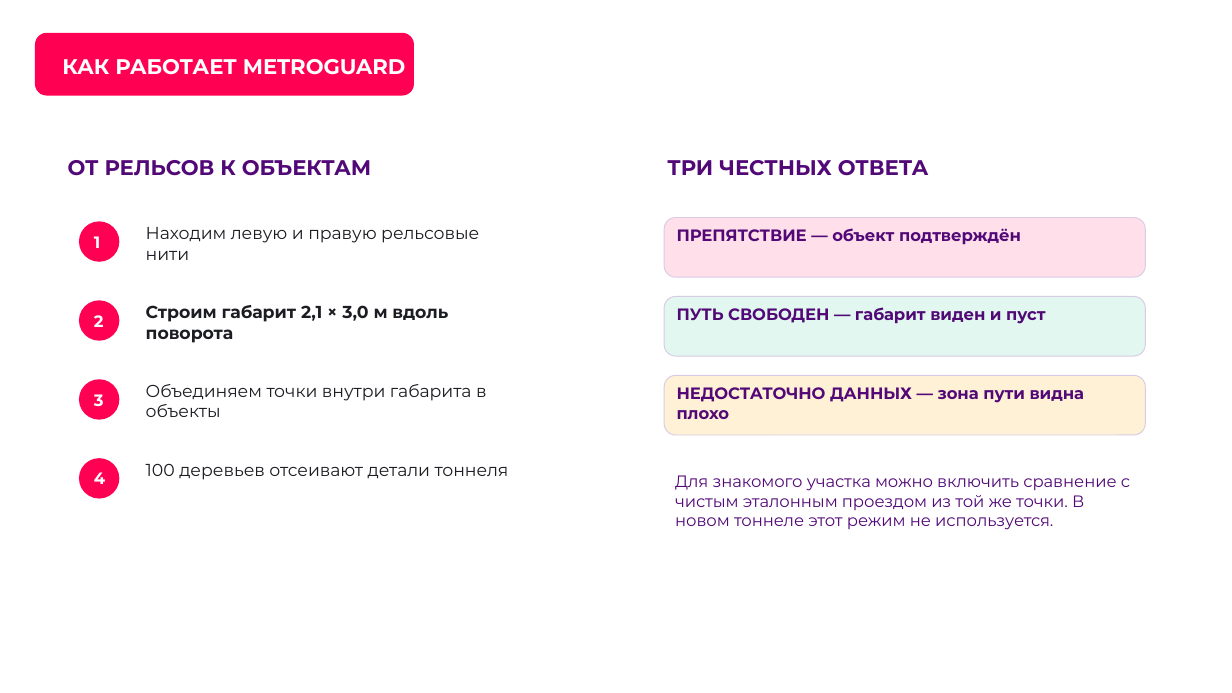
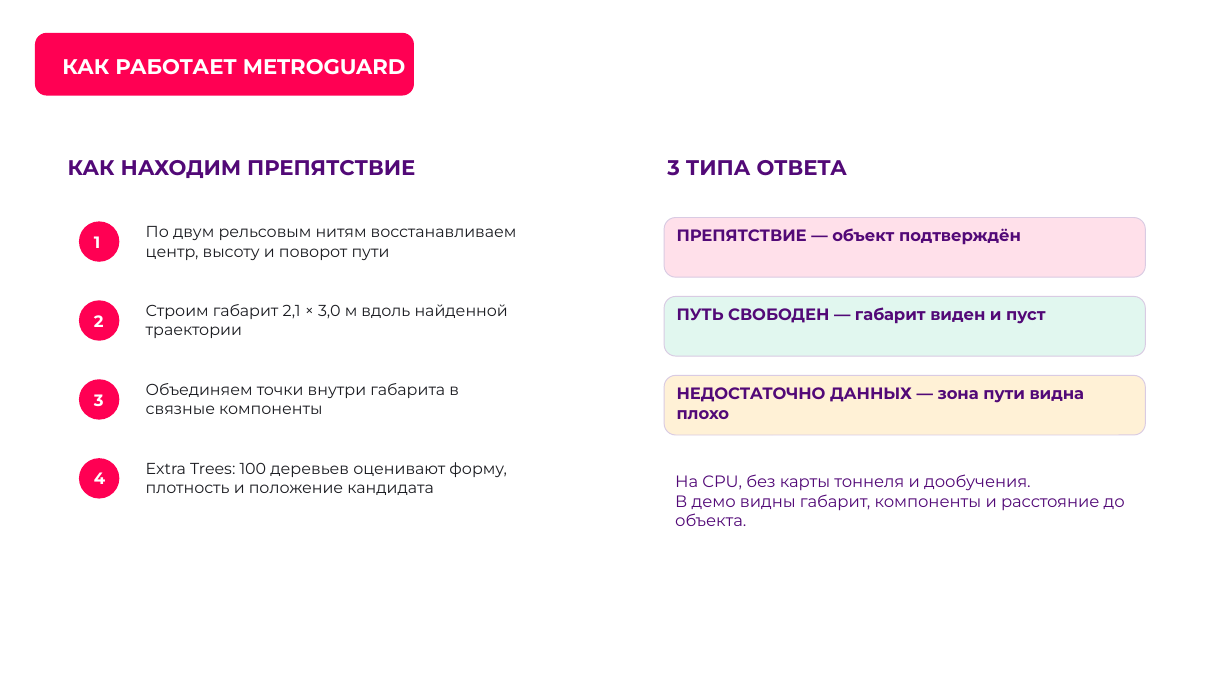
Before and after one commit to KirpaDmitriy/metroguard-lct2026, a slide deck: slide 5 of presentation/MetroGuard_LCT2026_Submission.pptx. Drawn at 1232x693 pixels with LibreOffice and Linux fonts; fonts in the diff are those of the drawing; background and template pictures are left out. Boxes give left, top, right and bottom in pixels: in the first picture for what was removed or moved away, otherwise in the second. Text is boxed around its words. In the diff, an @@ line names an element or a change of style, - is before the commit and + after.

```diff
--- a/presentation/MetroGuard_LCT2026_Submission.pptx
+++ b/presentation/MetroGuard_LCT2026_Submission.pptx
@@ text at [68, 160, 415, 178]: text changed @@
-ОТ РЕЛЬСОВ К ОБЪЕКТАМ
+КАК НАХОДИМ ПРЕПЯТСТВИЕ
@@ text at [667, 160, 848, 176]: text changed @@
-ТРИ ЧЕСТНЫХ ОТВЕТА
+3 ТИПА ОТВЕТА
@@ text at [146, 226, 517, 260]: text changed; size 13.5 to 12.4 pt @@
-Находим левую и правую рельсовые нити
+По двум рельсовым нитям восстанавливаем центр, высоту и поворот пути
@@ text at [146, 304, 508, 338]: text changed; size 13.5 to 12.4 pt; bold off @@
-Строим габарит 2,1 × 3,0 м вдоль поворота
+Строим габарит 2,1 × 3,0 м вдоль найденной траектории
@@ text at [146, 383, 459, 414]: text changed; size 13.5 to 12.4 pt @@
-Объединяем точки внутри габарита в объекты
+Объединяем точки внутри габарита в связные компоненты
@@ text at [146, 462, 507, 495]: text changed; size 13.5 to 12.4 pt @@
-100 деревьев отсеивают детали тоннеля
+Extra Trees: 100 деревьев оценивают форму, плотность и положение кандидата
@@ text at [675, 474, 1125, 526]: text changed @@
-Для знакомого участка можно включить сравнение с чистым эталонным проездом из той же точки. В новом тоннеле этот режим не используется.
+На CPU, без карты тоннеля и дообучения.
+В демо видны габарит, компоненты и расстояние до объекта.
```
Also in this commit, not shown: 9 other slides changed.
